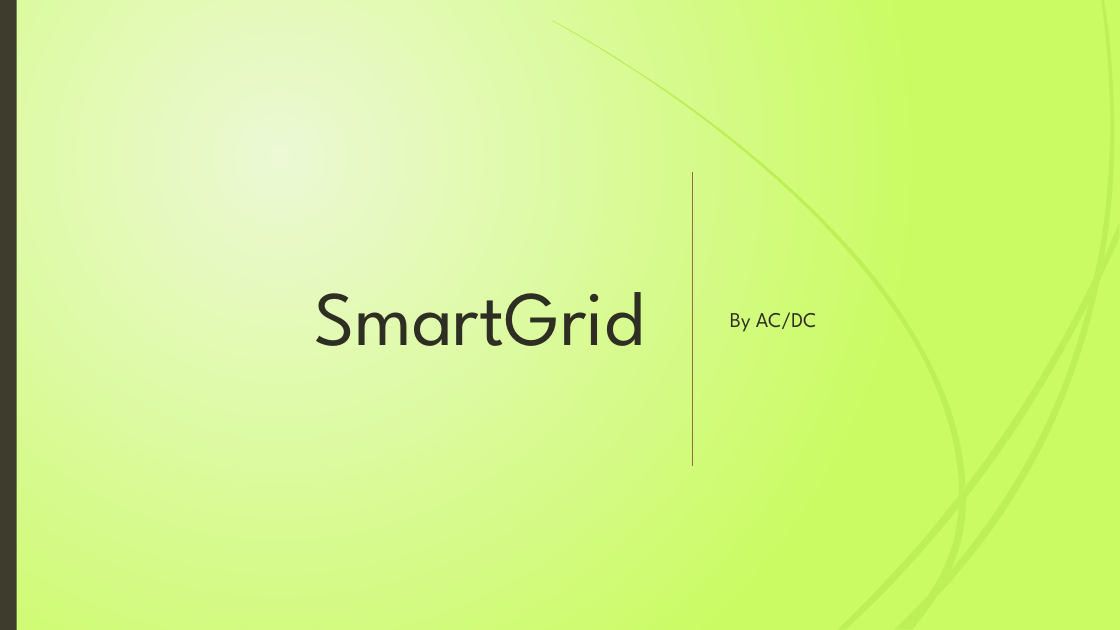
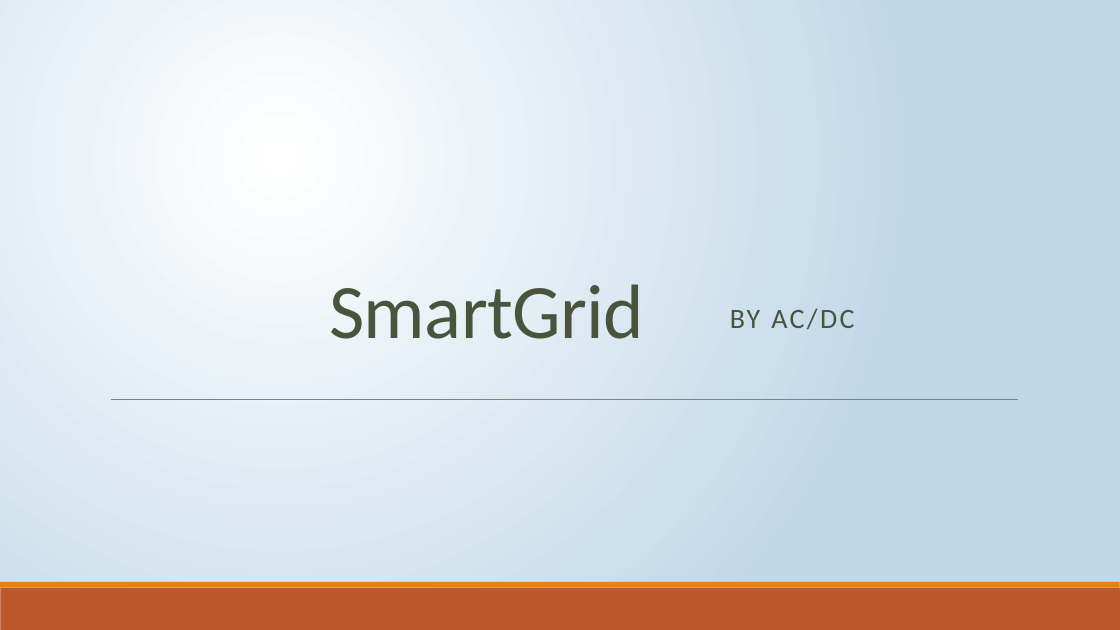
Before and after one commit to broekm006/SmartGrid, a slide deck: slide 1 of Final_V2.pptx. Drawn at 1120x630 pixels with LibreOffice and Linux fonts; fonts in the diff are those of the drawing. Boxes give left, top, right and bottom in pixels: in the first picture for what was removed or moved away, otherwise in the second. Text is boxed around its words. In the diff, an @@ line names an element or a change of style, - is before the commit and + after.

```diff
--- a/Final_V2.pptx
+++ b/Final_V2.pptx
@@ background gradient #EDF9D5 to #CAFC64 to gradient #FFFFFF to #C1D7E9 @@
@@ rectangle removed at (0,0,1120,630) @@
@@ rectangle removed at (0,0,17,630) @@
@@ rectangle removed at (559,0,1009,575) @@
@@ rectangle removed at (570,0,999,211) @@
@@ group removed at (0,0,1120,630): 14 hexagons, 12 rectangles, 8 freeform shapes @@
@@ title "SmartGrid" at (329,284,644,339): font League Spartan to Calibri, text colour #2E2E22 to #4A543E, letter spacing 0 to -0.5 pt; line spacing 1 to 0.85 @@
@@ line removed from (692, 172) to (692, 466) @@
@@ subtitle at (730,308,854,329): text changed; size 18 to 24 pt; font League Spartan to Calibri; text colour #2E2E22 to #4A543E @@
-By AC/DC
+BY AC/DC
@@ line added from (111, 399) to (1018, 399), #808080 0.5 pt @@
@@ rectangle removed at (570,560,999,567) @@
@@ rectangle added at (0,588,1120,630), fill #BD582C @@
@@ rectangle added at (0,582,1120,588), fill #E48312 @@
@@ group removed at (552,0,1120,629): 12 freeform shapes @@
```
Also in this commit, not shown: 18 other slides changed, 4 slides added, 1 slide removed, 11 other files.
